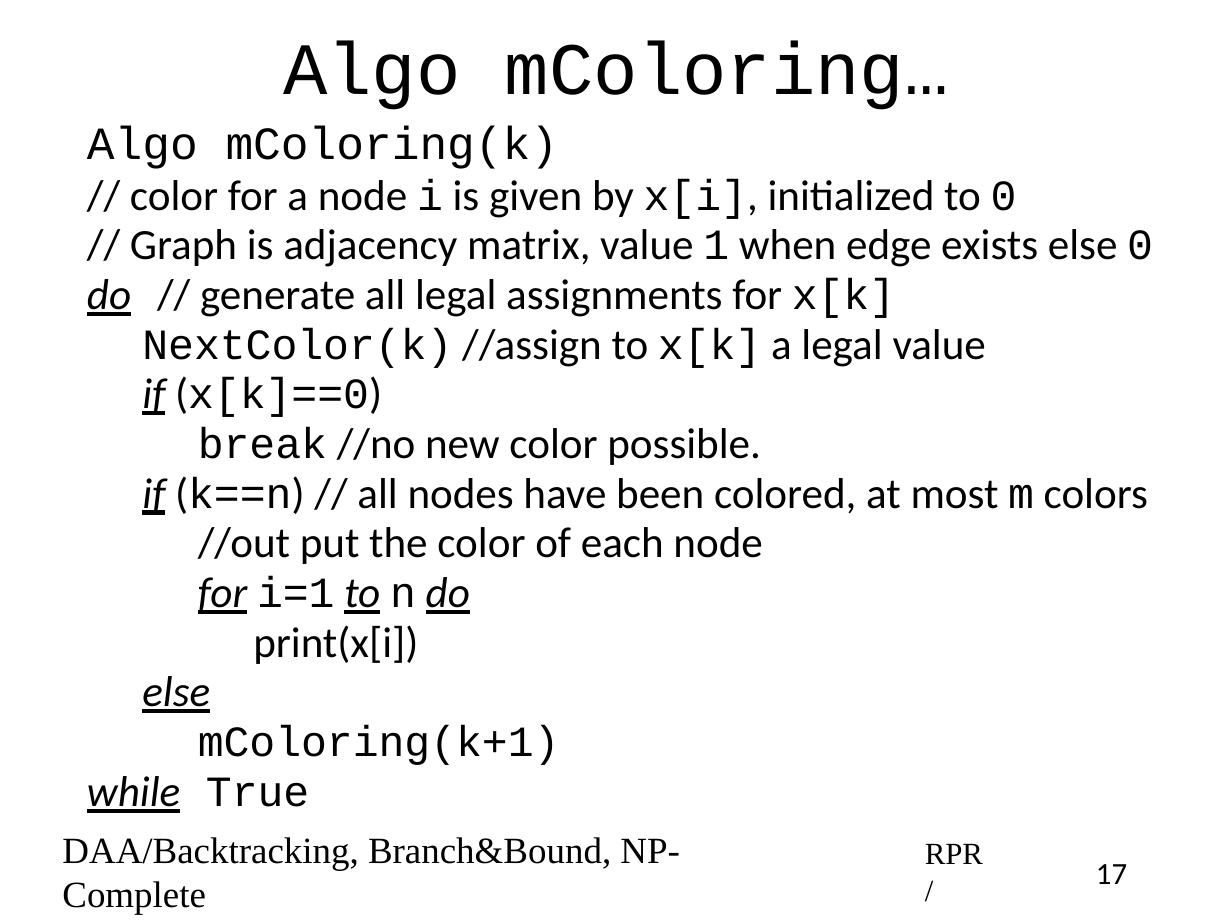
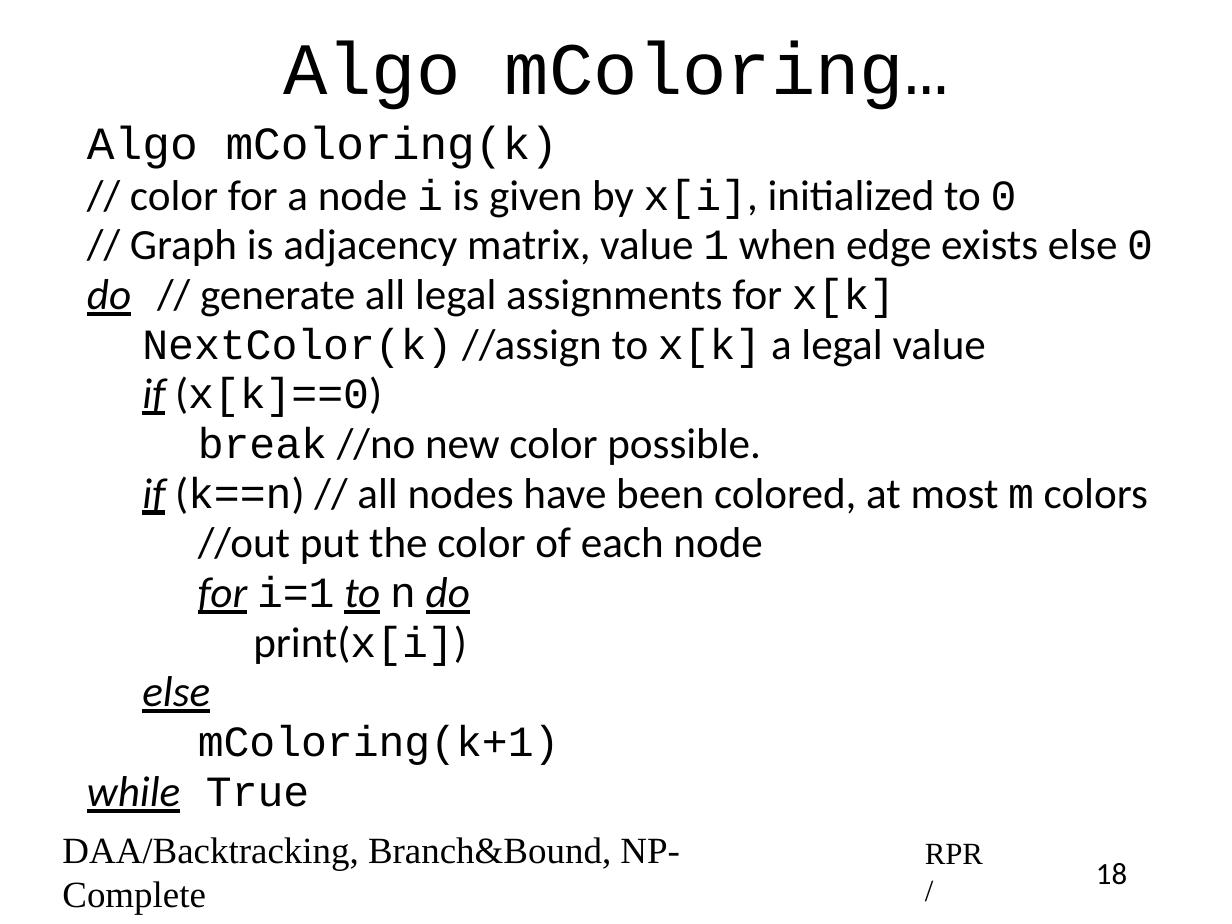
Before and after one commit to rprustagi/2019-17CS43-DAA, a slide deck: slide 18 of Slides-RPR/2019-H1-DAA-L43-BackTrack-algos.pptx (slide 17 before the commit). Drawn at 1232x924 pixels with LibreOffice and Linux fonts; fonts in the diff are those of the drawing. Boxes give left, top, right and bottom in pixels: in the first picture for what was removed or moved away, otherwise in the second. Text is boxed around its words. In the diff, an @@ line names an element or a change of style, - is before the commit and + after.

```diff
--- a/Slides-RPR/2019-H1-DAA-L43-BackTrack-algos.pptx
+++ b/Slides-RPR/2019-H1-DAA-L43-BackTrack-algos.pptx
@@ text at (x1=253, y1=625, x2=467, y2=666): font Calibri to Courier New in "print(x[i])" @@
@@ page number at (x1=1096, y1=863, x2=1127, y2=885): text changed @@
-17
+18
```
Also in this commit, not shown: 6 other slides changed, 1 slide added, 2 other files.
